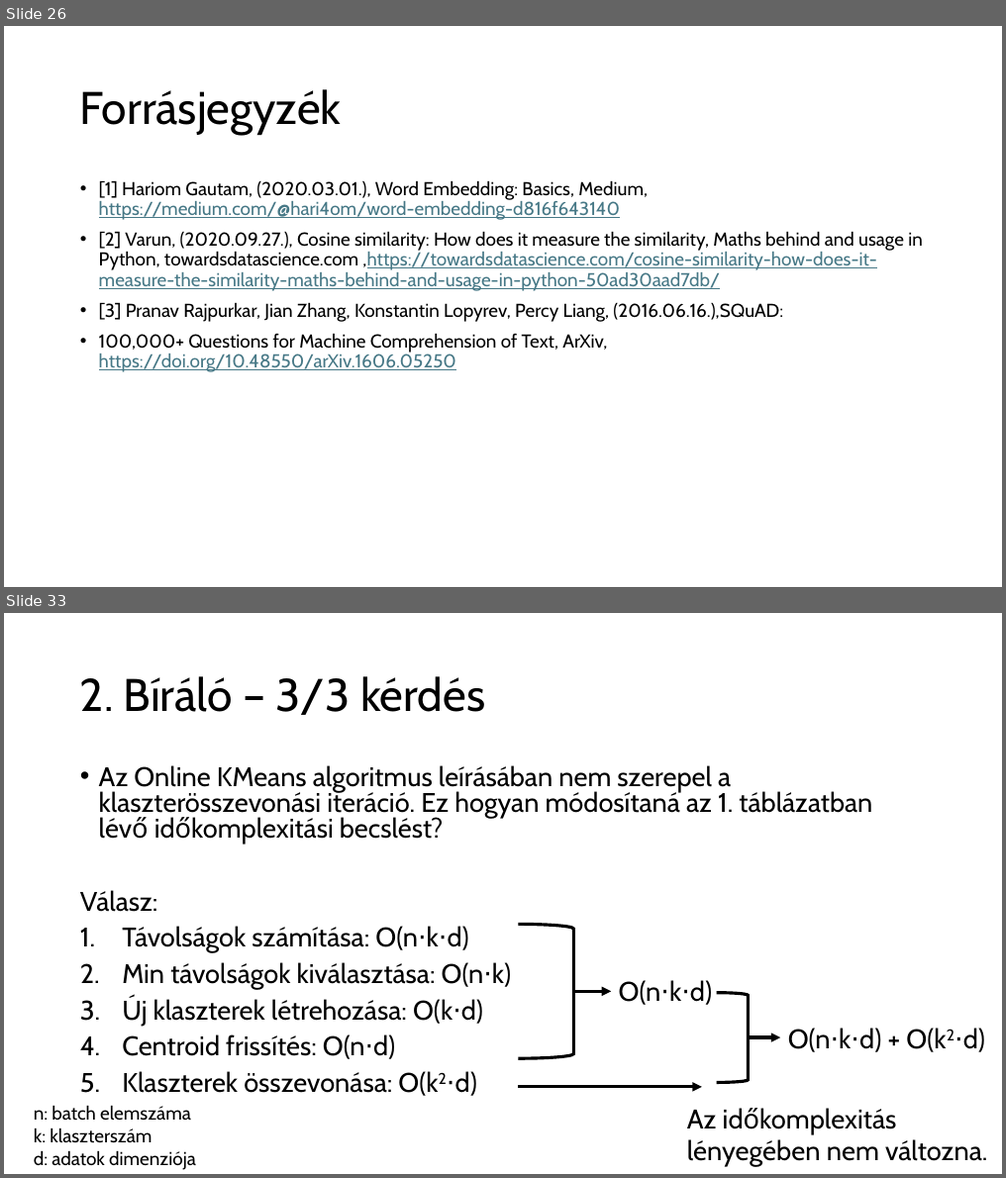
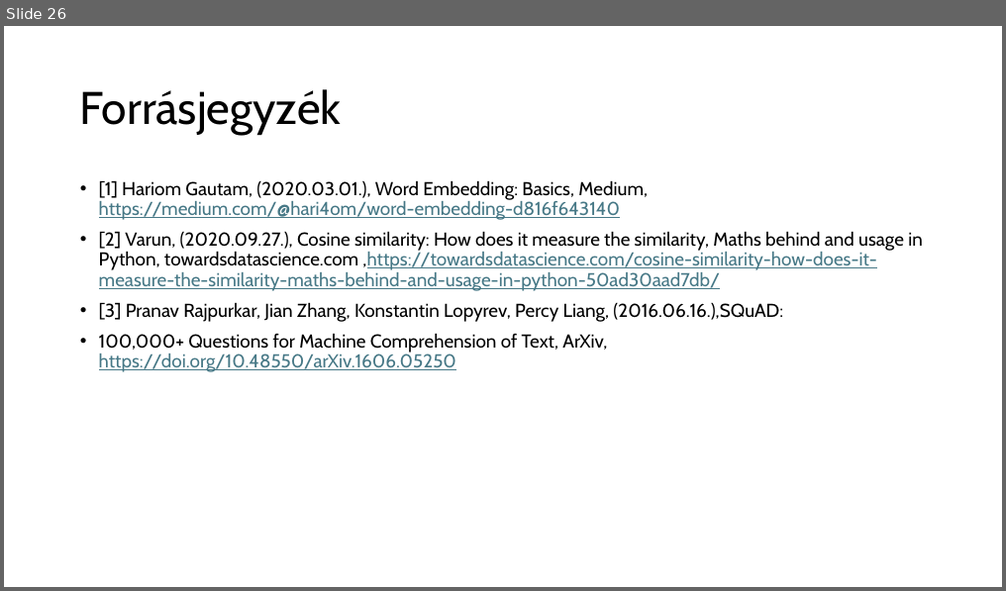
Before and after one commit to czotterbenedek/szakdoga_tdk, a slide deck: szakdoga/szakdolgozat_vedes.pptx. Shown one above the other, each under a label of ours: slides 26 and 33 before the commit, slide 26 after it; the slides between them are not shown. The pictures are 1006x1178 and 1006x591 pixels, drawn with LibreOffice and Linux fonts; fonts in the diff are those of the drawing. Boxes give left, top, right and bottom in pixels: in the first picture for what was removed or moved away, otherwise in the second. Text is boxed around its words. In the diff, an @@ line names an element or a change of style, - is before the commit and + after.

```diff
--- a/szakdoga/szakdolgozat_vedes.pptx
+++ b/szakdoga/szakdolgozat_vedes.pptx
@@ slide 33 removed at (4,613,1002,1174), background #FFFFFF @@
@@ title removed at (80,676,485,715) @@
-2. Bíráló – 3/3 kérdés
@@ text removed at (80,765,872,1096) @@
-• Az Online KMeans algoritmus leírásában nem szerepel a klaszterösszevonási iteráció. Ez hogyan módosítaná az 1. táblázatban lévő időkomplexitási becslést?
-Válasz:
-1. Távolságok számítása: O(n⋅k⋅d)
-2. Min távolságok kiválasztása: O(n⋅k)
-3. Új klaszterek létrehozása: O(k⋅d)
-4. Centroid frissítés: O(n⋅d)
-5. Klaszterek összevonása: O(k2⋅d)
@@ right bracket removed at (519,925,573,1059) @@
@@ arrow removed from (573, 992) to (611, 992) @@
@@ text removed at (619,980,712,1005) @@
-O(n⋅k⋅d)
@@ right bracket removed at (717,993,748,1083) @@
@@ text removed at (788,1028,985,1053) @@
-O(n⋅k⋅d) + O(k2⋅d)
@@ arrow removed from (748, 1039) to (781, 1039) @@
@@ arrow removed from (519, 1087) to (702, 1087) @@
@@ text removed at (34,1105,196,1170) @@
-n: batch elemszáma
-k: klaszterszám
-d: adatok dimenziója
@@ text removed at (687,1110,987,1167) @@
-Az időkomplexitás lényegében nem változna.
```
Also in this commit, not shown: 21 slides changed, 6 other slides removed.
